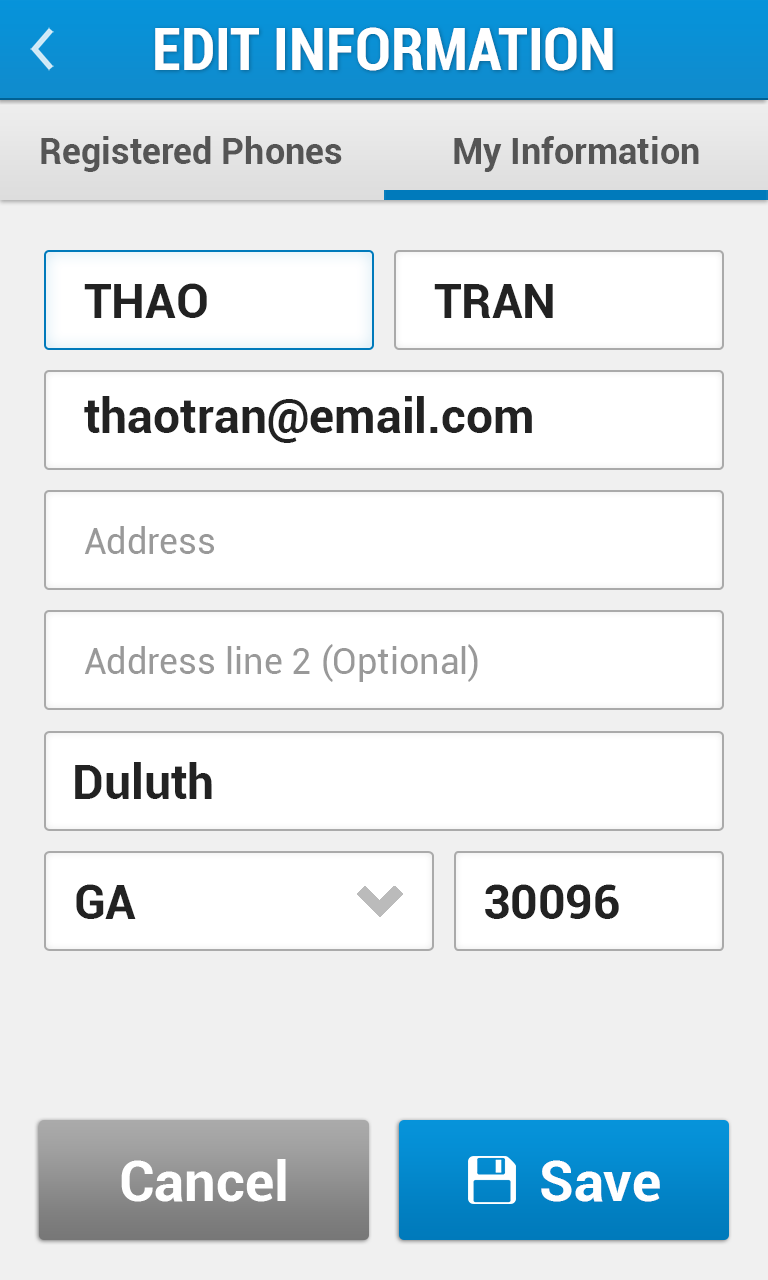
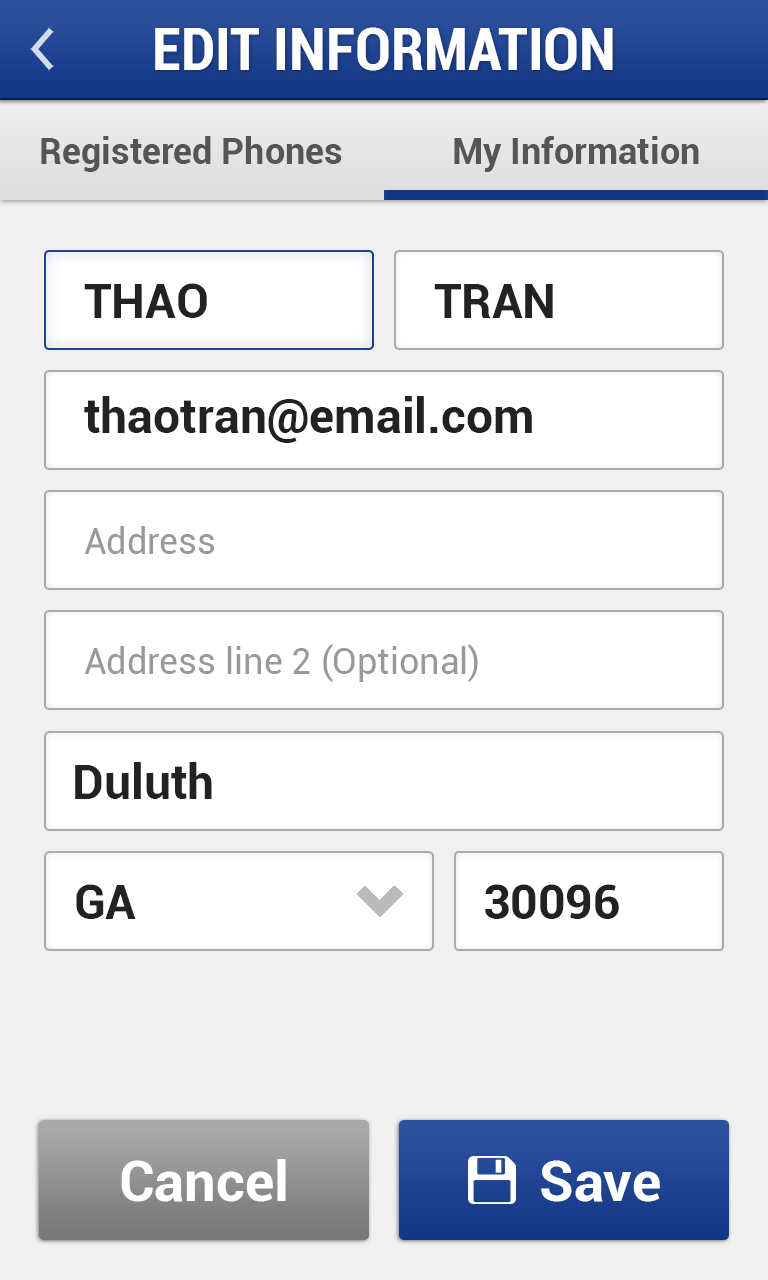
Layer changes from the first w=768, h=1280 image to the second:
pixels changed over [0, 0, 768, 1240] (layer not identified)
